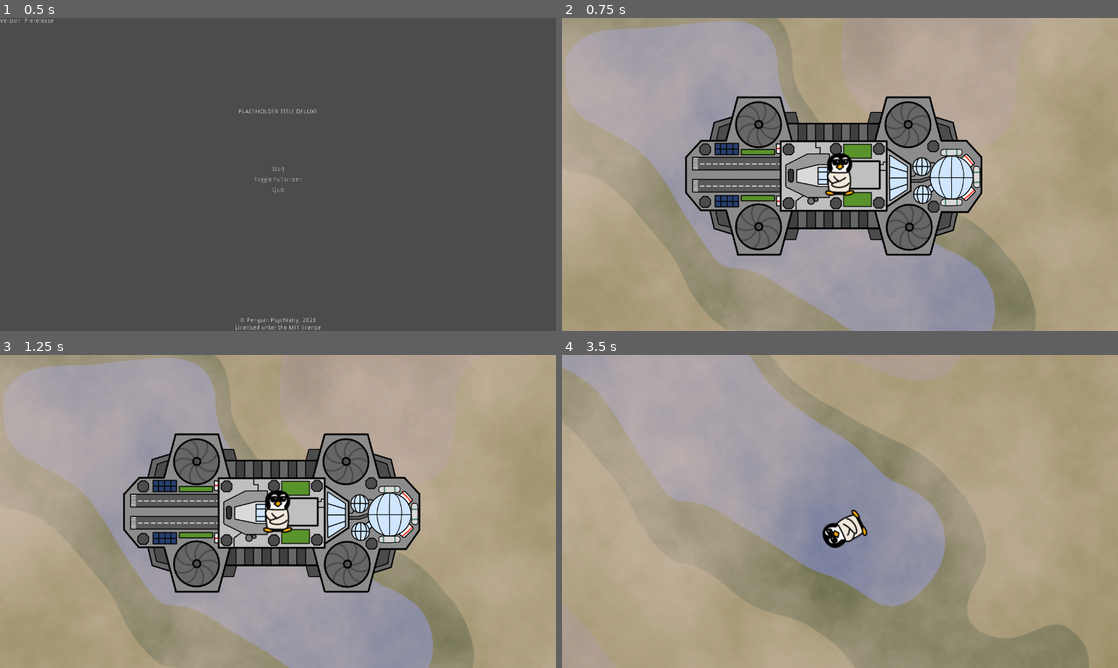
Above: before the commit, frames 1-4 (two rows, left to right).
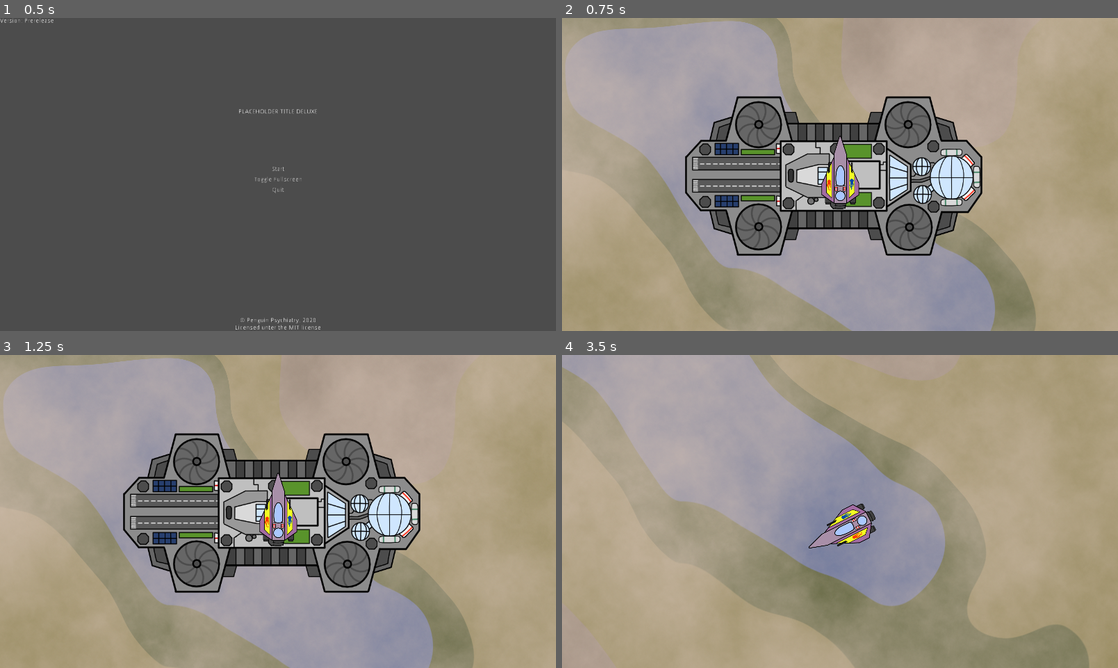
Above: after the commit, the same moments.

Repository: nalquas/openjam-2020
Game: Godot game, scene res://scenes/game/Main.tscn
The game is run twice, just before and just after one commit, with the same random seed, the same clock (stepped at 60 frames per second) and the same inputs.
Inputs (mouse positions are in pixels of both pictures, inside the frame that each line leads up to):
- Up to frame 1 (0.5 s): no input
- Up to frame 2 (0.75 s): click "Start" at 0.5 s
- Up to frame 3 (1.25 s): no input
- Up to frame 4 (3.5 s): move the mouse to (962, 495) at 1.27 s; hold Right (right) 1.28-2.03 s; hold Shift (boost) 1.28-2.03 s; click (962, 495) at 1.42 s; move the mouse to (728, 527) at 2.02 s; hold Left (left) 2.03-2.78 s; tap Space (shoot) at 2.1 s; move the mouse to (895, 442) at 2.77 s; hold Right (right) from 2.78 s (still down); hold Shift (boost) from 2.78 s (still down)

Frame 1 is identical in both runs. In frame 2, 0.9% of the frame differs, in the area x 46-54%, y 37-62%; in frame 3, 0.9%; in frame 4, 1.0%, in the area x 44-57%, y 47-62%.

Commit message:
added playership sprites

Diff:
--- a/game/assets/Player.tscn
+++ b/game/assets/Player.tscn
@@ -1,21 +1,49 @@
-[gd_scene load_steps=5 format=2]
+[gd_scene load_steps=11 format=2]
 
-[ext_resource path="res://resources/default_sprites/Test_Player.png" type="Texture" id=1]
+[ext_resource path="res://resources/sprites/Playership/Weapons1.png" type="Texture" id=1]
 [ext_resource path="res://scripts/Player.gd" type="Script" id=2]
 [ext_resource path="res://assets/Bullet.tscn" type="PackedScene" id=3]
+[ext_resource path="res://resources/sprites/Playership/Base.png" type="Texture" id=4]
+[ext_resource path="res://resources/sprites/Playership/Engine3.png" type="Texture" id=5]
+[ext_resource path="res://resources/sprites/Playership/Fueltank1.png" type="Texture" id=6]
+[ext_resource path="res://resources/sprites/Playership/Engine2.png" type="Texture" id=7]
+[ext_resource path="res://resources/sprites/Playership/Engine1.png" type="Texture" id=8]
+[ext_resource path="res://resources/sprites/Playership/Flames.png" type="Texture" id=9]
 
 [sub_resource type="CapsuleShape2D" id=1]
 radius = 32.0
-height = 32.0
+height = 99.5923
 
 [node name="Player" type="KinematicBody2D"]
 z_index = 1
 script = ExtResource( 2 )
 scene_bullet = ExtResource( 3 )
 
-[node name="Sprite" type="Sprite" parent="."]
-rotation = 1.5708
+[node name="Base" type="Sprite" parent="."]
 scale = Vector2( 0.5, 0.5 )
+texture = ExtResource( 4 )
+
+[node name="Engine1" type="Sprite" parent="Base"]
+visible = false
+show_behind_parent = true
+texture = ExtResource( 8 )
+
+[node name="Engine2" type="Sprite" parent="Base"]
+visible = false
+show_behind_parent = true
+texture = ExtResource( 7 )
+
+[node name="Engine3" type="Sprite" parent="Base"]
+show_behind_parent = true
+texture = ExtResource( 5 )
+
+[node name="Flames" type="Sprite" parent="Base"]
+texture = ExtResource( 9 )
+
+[node name="Fueltank1" type="Sprite" parent="Base"]
+texture = ExtResource( 6 )
+
+[node name="Weapons1" type="Sprite" parent="Base"]
 texture = ExtResource( 1 )
 
 [node name="CollisionShape2D" type="CollisionShape2D" parent="."]
Binary file added: game/resources/sprites/Playership/Base.png
Not shown, added: game/resources/sprites/Playership/Base.png.import
Binary file added: game/resources/sprites/Playership/Engine1.png
Not shown, added: game/resources/sprites/Playership/Engine1.png.import
Binary file added: game/resources/sprites/Playership/Engine2.png
Not shown, added: game/resources/sprites/Playership/Engine2.png.import
Binary file added: game/resources/sprites/Playership/Engine3.png
Not shown, added: game/resources/sprites/Playership/Engine3.png.import
Binary file added: game/resources/sprites/Playership/Flames.png
Not shown, added: game/resources/sprites/Playership/Flames.png.import
Binary file added: game/resources/sprites/Playership/Fueltank1.png
Not shown, added: game/resources/sprites/Playership/Fueltank1.png.import
(and 2 more such lines)
